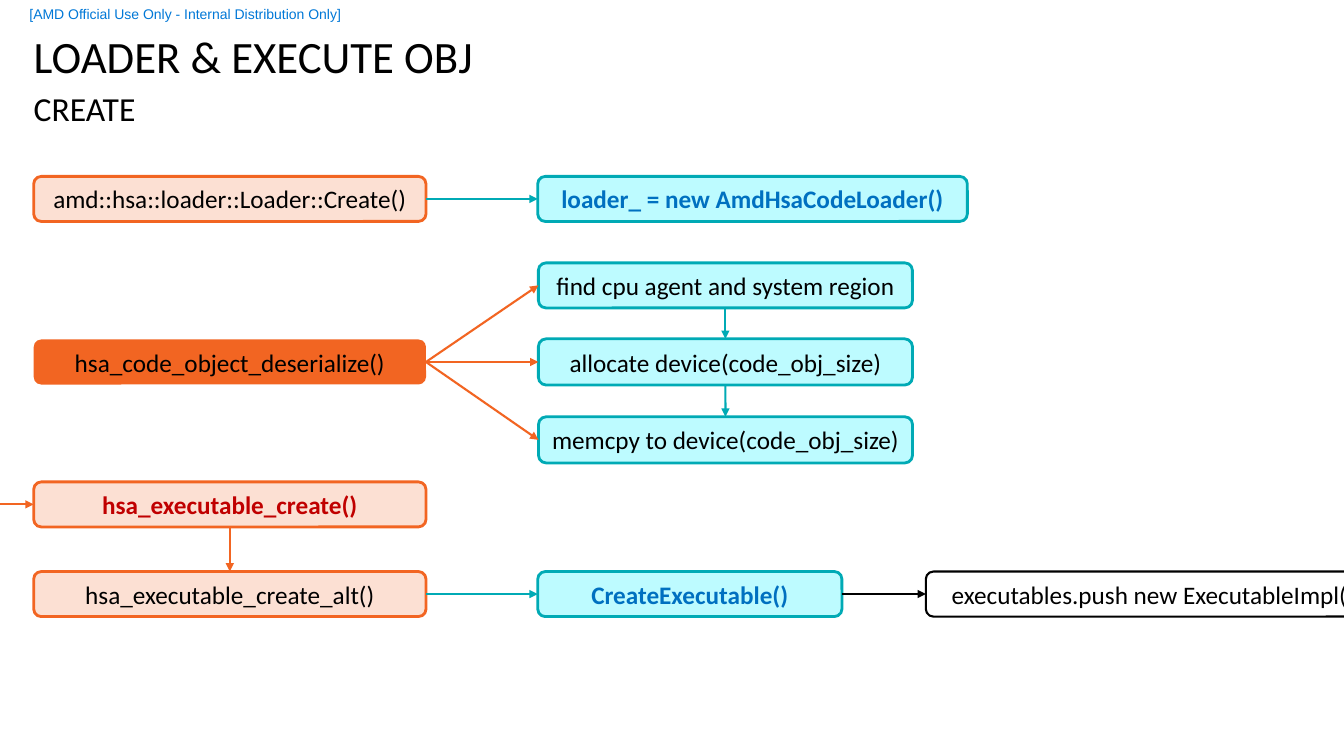
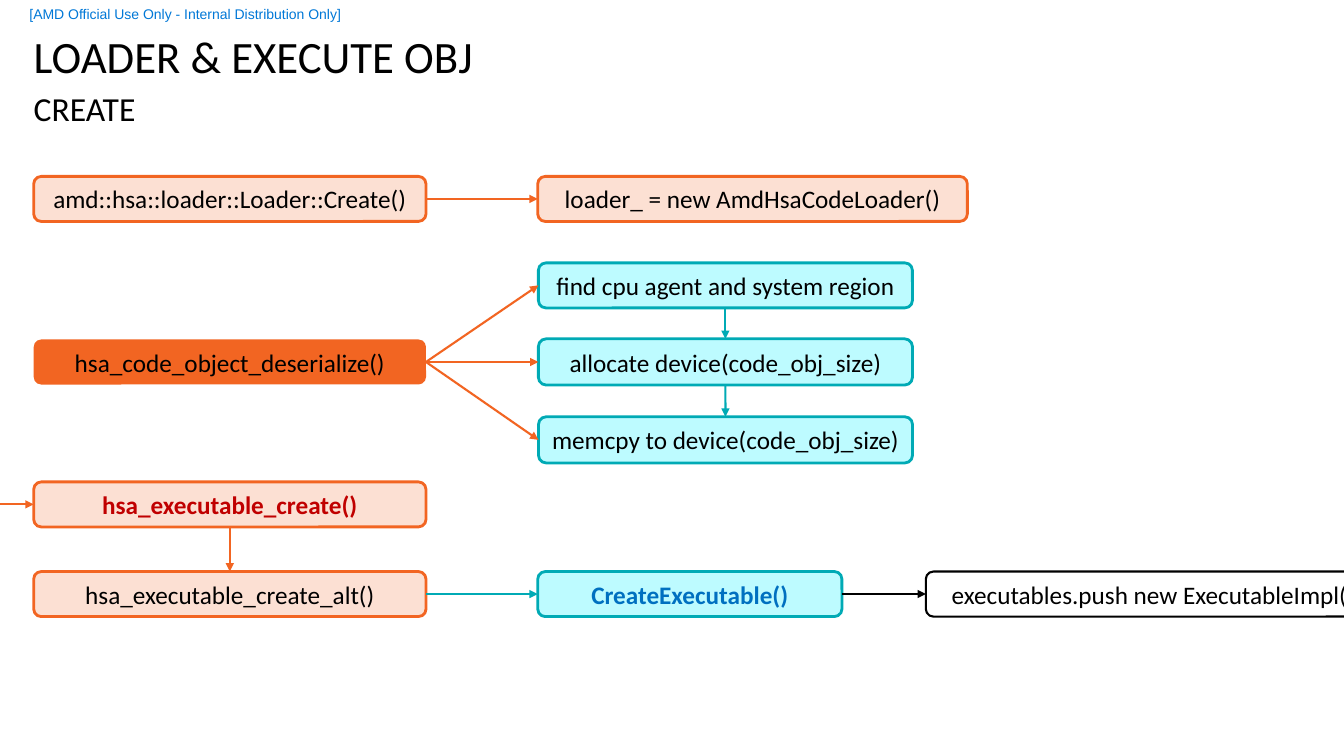
Before and after one commit to feifei14119/KmtHsaStudy, a slide deck: slide 29 of doc/HSA-KMT.pptx (slide 18 before the commit). Drawn at 1344x756 pixels with LibreOffice and Linux fonts; fonts in the diff are those of the drawing; background and template pictures are left out. Boxes give left, top, right and bottom in pixels: in the first picture for what was removed or moved away, otherwise in the second. Text is boxed around its words. In the diff, an @@ line names an element or a change of style, - is before the commit and + after.

```diff
--- a/doc/HSA-KMT.pptx
+++ b/doc/HSA-KMT.pptx
@@ rounded rectangle "loader_ = new AmdHsaCodeLoader()" at box(537, 176, 967, 222): text colour #0070C0 to #000000, bold off; fill #BDFBFF to #FCE0D3; outline #00AAB5 2 pt to #F26522 2 pt @@
@@ arrow (425, 199) - (537, 199): stroke #00AAB5 1.5 pt to #F26522 1.5 pt @@
```
Also in this commit, not shown: 16 other slides changed, 10 slides added, 2 slides removed, 38 other files.
